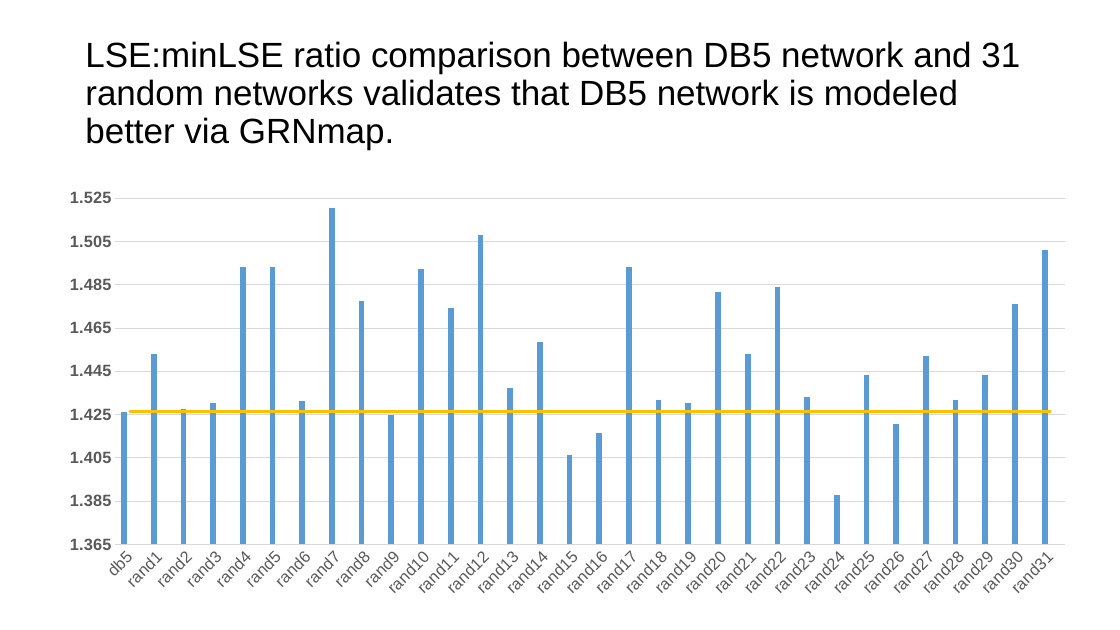
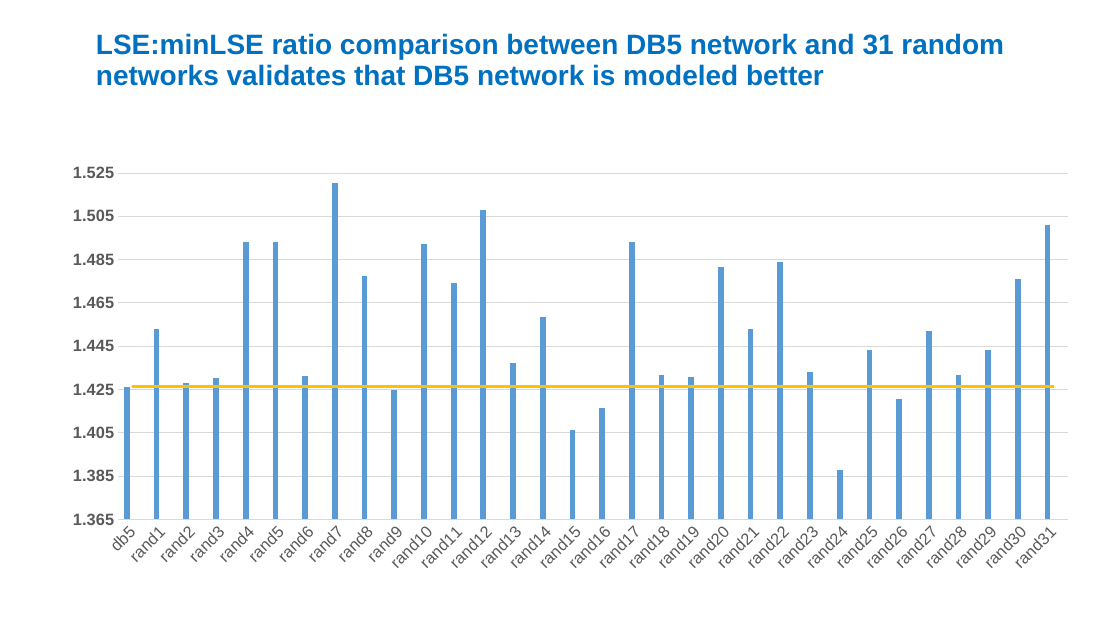
Before and after one commit to kdahlquist/GRNmap, a slide deck: slide 14 of documents/presentations/LMUURS17_NEW.pptx (slide 9 before the commit). Drawn at 1120x630 pixels with LibreOffice and Linux fonts; fonts in the diff are those of the drawing. Boxes give left, top, right and bottom in pixels: in the first picture for what was removed or moved away, otherwise in the second. Text is boxed around its words. In the diff, an @@ line names an element or a change of style, - is before the commit and + after.

```diff
--- a/documents/presentations/LMUURS17_NEW.pptx
+++ b/documents/presentations/LMUURS17_NEW.pptx
@@ title at [96,33,1004,86]: text changed; size 30 to 24 pt; text colour #000000 to #0070C0; bold on @@
-LSE:minLSE ratio comparison between DB5 network and 31 random networks validates that DB5 network is modeled better via GRNmap.
+LSE:minLSE ratio comparison between DB5 network and 31 random networks validates that DB5 network is modeled better
@@ column chart: place and size @@
-column chart at [50,181,1086,607]
+column chart at [52,155,1089,581]
```
Also in this commit, not shown: 3 other slides changed, 13 slides added, 5 slides removed.
